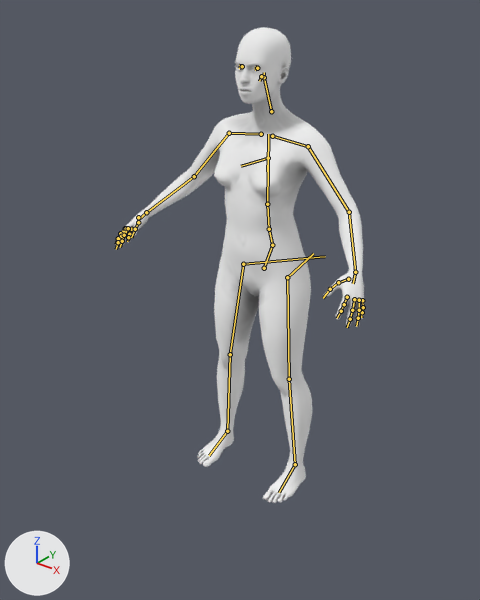
The glTF model assets/characters/makehuman-people-v1/bases/feminine.glb, before and after one commit.
The view is the same before and after, from a camera (50 mm lens) standing at (1.246, -1.714, 1.722) and looking at (0.053, -0.223, 0.798). The lights are fixed; the arrows at lower left show +X, +Y and +Z. The first picture is the older version. The bones that change, and the others that lie on the model, are drawn over the model as lines.

In view in the first picture: 'body', 'brows.eyebrow001', 'brows.eyebrow010', 'eyes.low-poly', 'lashes.eyelashes01'.
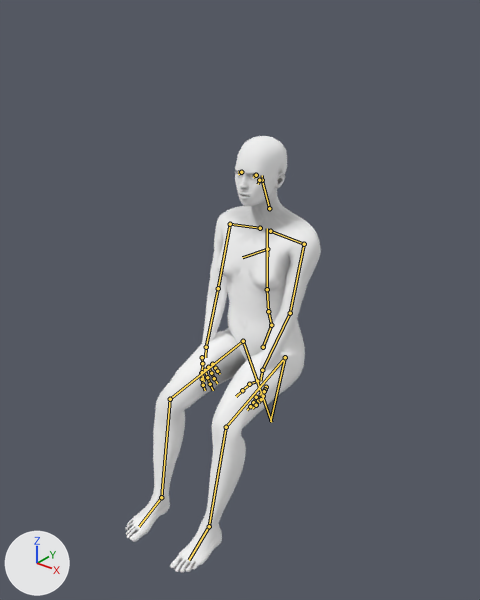
The newer file adds an action. The first version stands in its rest pose; the second is drawn at frame 72 of the action 'HumanPerch'.

Location of each change, [x1, y1, x2, y2] in pixels of the pictures (480 x 600 px):
'body', posed (22% narrower, 8% shorter): before [115, 27, 365, 503]; after [125, 136, 321, 573]
'brows.eyebrow010', posed: before [236, 61, 263, 66]; after [235, 167, 261, 174]
'lashes.eyelashes01', posed (12% narrower, 12% taller): before [234, 65, 259, 72]; after [235, 171, 257, 179]
'eyes.low-poly', posed: before [237, 66, 258, 70]; after [237, 172, 256, 178]
'brows.eyebrow001', posed: before [235, 62, 266, 67]; after [237, 170, 263, 175]
bone 'mixamorig:Hips', root to tip: before (264, 268) to (272, 245); after (263, 347) to (271, 325)
bone 'mixamorig:Spine', root to tip: before (272, 245) to (269, 229); after (271, 325) to (268, 311)
bone 'mixamorig:Spine1', root to tip: before (269, 229) to (267, 204); after (268, 311) to (267, 289)
bone 'mixamorig:Spine2', root to tip: before (267, 204) to (268, 134); after (267, 289) to (267, 228)
bone 'mixamorig:LeftArm', root to tip: before (308, 146) to (349, 212); after (304, 244) to (290, 313)
bone 'mixamorig:LeftForeArm', root to tip: before (349, 212) to (355, 272); after (290, 313) to (262, 370)
bone 'mixamorig:LeftHand', root to tip: before (355, 272) to (353, 283); after (262, 370) to (260, 381)
bone 'mixamorig:RightArm', root to tip: before (229, 133) to (194, 176); after (230, 224) to (218, 288)
bone 'mixamorig:RightForeArm', root to tip: before (194, 176) to (146, 212); after (218, 288) to (206, 347)
bone 'mixamorig:RightHand', root to tip: before (146, 212) to (138, 220); after (206, 347) to (205, 357)
bone 'mixamorig:Head', root to tip: before (264, 77) to (264, 72); after (262, 180) to (262, 175)
bone 'mixamorig:LeftUpLeg', root to tip: before (287, 277) to (289, 379); after (285, 357) to (226, 427)
bone 'mixamorig:LeftLeg', root to tip: before (289, 379) to (295, 464); after (226, 427) to (209, 526)
bone 'mixamorig:LeftFoot', root to tip: before (295, 464) to (279, 492); after (209, 526) to (189, 560)
bone 'mixamorig:RightUpLeg', root to tip: before (243, 264) to (230, 354); after (243, 341) to (170, 399)
bone 'mixamorig:RightLeg', root to tip: before (230, 354) to (227, 431); after (170, 399) to (161, 497)
bone 'mixamorig:RightFoot', root to tip: before (227, 431) to (209, 455); after (161, 497) to (139, 526)

What the commit changed:
Bone 'mixamorig:Hips' (bone_mixamorig_hips) moves from (0.0, 0.0, 0.0) to (0.0, -0.262, -0.165).
Bone 'mixamorig:Hips' (bone_mixamorig_hips) turns from (0, 0, 0) to (-5, 0, 0) degrees about its own x, y and z.
Bone 'mixamorig:Spine' (bone_mixamorig_spine) turns from (0, 0, 0) to (3, 0, 0) degrees about its own x, y and z.
Bone 'mixamorig:Spine1' (bone_mixamorig_spine1) turns from (0, 0, 0) to (3, 0, 0) degrees about its own x, y and z.
Bone 'mixamorig:Spine2' (bone_mixamorig_spine2) turns from (0, 0, 0) to (1, 0, 0) degrees about its own x, y and z.
Bone 'mixamorig:LeftArm' (bone_mixamorig_leftarm) turns from (0, 0, 0) to (17, -1, -43) degrees about its own x, y and z.
Bone 'mixamorig:LeftForeArm' (bone_mixamorig_leftforearm) turns from (0, 0, 0) to (-26, -4, -5) degrees about its own x, y and z.
Bone 'mixamorig:LeftHand' (bone_mixamorig_lefthand) turns from (0, 0, 0) to (-31, -9, -10) degrees about its own x, y and z.
Bone 'mixamorig:RightArm' (bone_mixamorig_rightarm) turns from (0, 0, 0) to (17, 1, 43) degrees about its own x, y and z.
Bone 'mixamorig:RightForeArm' (bone_mixamorig_rightforearm) turns from (0, 0, 0) to (-26, 4, 5) degrees about its own x, y and z.
Bone 'mixamorig:RightHand' (bone_mixamorig_righthand) turns from (0, 0, 0) to (-31, 9, 10) degrees about its own x, y and z.
Bone 'mixamorig:Head' (bone_mixamorig_head) turns from (0, 0, 0) to (-1, 0, 0) degrees about its own x, y and z.
Bone 'mixamorig:LeftUpLeg' (bone_mixamorig_leftupleg) turns from (0, 0, 0) to (-60, 12, 25) degrees about its own x, y and z.
Bone 'mixamorig:LeftLeg' (bone_mixamorig_leftleg) turns from (0, 0, 0) to (58, -4, 6) degrees about its own x, y and z.
Bone 'mixamorig:LeftFoot' (bone_mixamorig_leftfoot) turns from (0, 0, 0) to (15, 5, -3) degrees about its own x, y and z.
Bone 'mixamorig:RightUpLeg' (bone_mixamorig_rightupleg) turns from (0, 0, 0) to (-60, -12, -25) degrees about its own x, y and z.
Bone 'mixamorig:RightLeg' (bone_mixamorig_rightleg) turns from (0, 0, 0) to (58, 4, -6) degrees about its own x, y and z.
Bone 'mixamorig:RightFoot' (bone_mixamorig_rightfoot) turns from (0, 0, 0) to (15, -5, 3) degrees about its own x, y and z.
